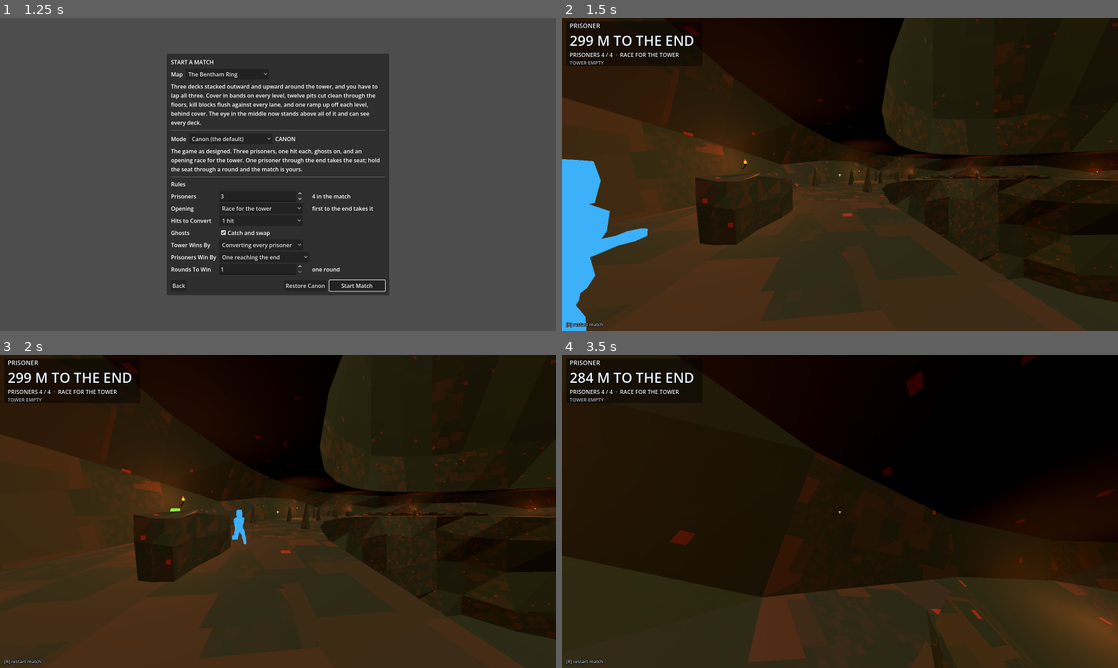
Above: before the commit, frames 1-4 (two rows, left to right).
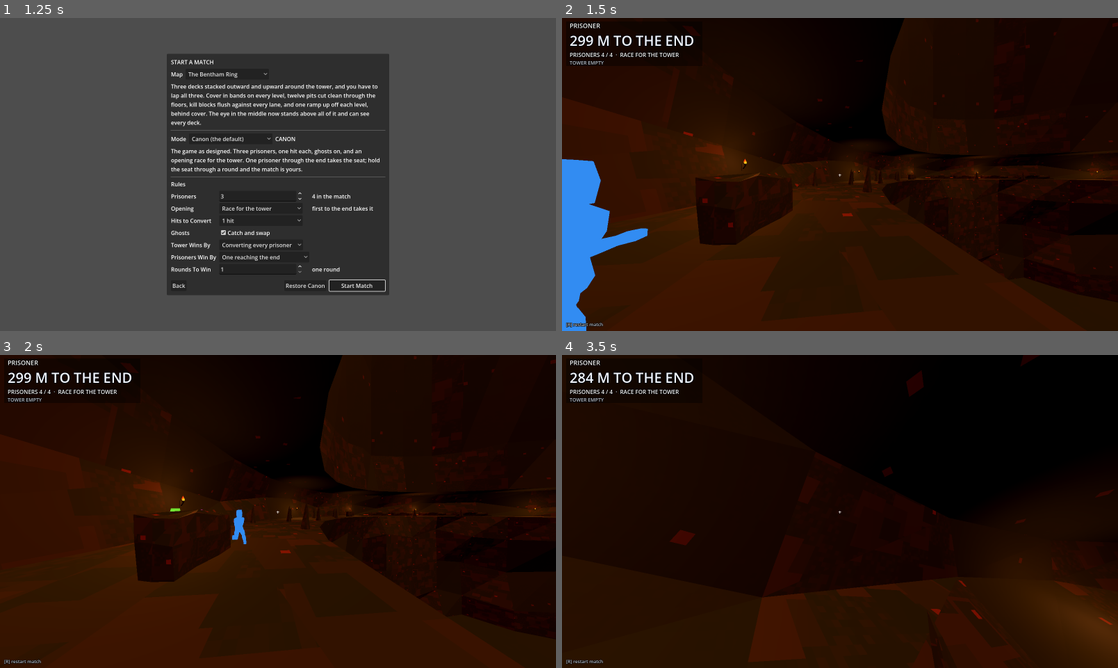
Above: after the commit, the same moments.

Repository: neotechnites/panopticon
Game: Godot game, scene res://scenes/ui/main_menu.tscn
Same seed, same stepped clock (60 frames per second), same inputs: the game is played once before the commit and once after it. Sound files missing from this copy of the repository are replaced by a short silence.
Inputs (mouse positions are in pixels of both pictures, inside the frame that each line leads up to):
- Up to frame 1 (1.25 s): click "Play" at 0.5 s
- Up to frame 2 (1.5 s): click "Start Match" at 1.25 s
- Up to frame 3 (2 s): no input
- Up to frame 4 (3.5 s): tap Enter at 2 s; move the mouse to (867, 511) at 2.02 s; hold W (move_forward) from 2.03 s (still down); click (867, 511) at 2.1 s; tap Space (jump) at 2.27, 3.02 s; move the mouse to (812, 511) at 2.77 s; tap Shift (slide) at 2.85 s

Frame 1 is identical in both runs. In frame 2, 31% of the frame differs, in the area x 0-100%, y 0-100%; in frame 3, 30%; in frame 4, 10%.

Commit message:
ring: sea-of-fire palette (deep orange-red sky, flood, ambient), Reinhard tonemap
Co-Authored-By: Claude Fable 5.1 <noreply@anthropic.com>

Diff:
--- a/scenes/ring/bentham_ring.tscn
+++ b/scenes/ring/bentham_ring.tscn
@@ -47,12 +47,12 @@
 albedo_color = Color(0.86, 0.06, 0.06, 1.0)
 
 [sub_resource type="ProceduralSkyMaterial" id="SkyMat"]
-sky_top_color = Color(1.0, 0.62, 0.22, 1)
-sky_horizon_color = Color(1.0, 0.36, 0.10, 1)
+sky_top_color = Color(1.0, 0.32, 0.06, 1)
+sky_horizon_color = Color(1.0, 0.18, 0.03, 1)
 sky_curve = 0.25
-sky_energy_multiplier = 2.5
+sky_energy_multiplier = 2.0
 ground_bottom_color = Color(0.25, 0.05, 0.03, 1)
-ground_horizon_color = Color(0.9, 0.3, 0.1, 1)
+ground_horizon_color = Color(0.8, 0.12, 0.02, 1)
 sun_angle_max = 0.0
 
 [sub_resource type="Sky" id="Sky"]
@@ -62,9 +62,9 @@
 background_mode = 2
 sky = SubResource("Sky")
 ambient_light_source = 3
-ambient_light_color = Color(0.62, 0.30, 0.22, 1)
+ambient_light_color = Color(0.70, 0.16, 0.08, 1)
 ambient_light_energy = 0.75
-tonemap_mode = 2
+tonemap_mode = 1
 
 [node name="BenthamRing" type="Node3D"]
 editor_description = "THE BENTHAM RING, one level, built on assets/models/map_base.glb -- deck annulus r=44 to r=60 at  …(460 unchanged characters)…
@@ -763,7 +763,7 @@
 directional_shadow_max_distance = 180.
 
 [node name="HellFlood" type="OmniLight3D" parent="Tower"]
-light_color = Color(1, 0.6, 0.3, 1)
+light_color = Color(1.0, 0.36, 0.08, 1)
 light_energy = 4.0
 shadow_enabled = false
 omni_range = 700.0
